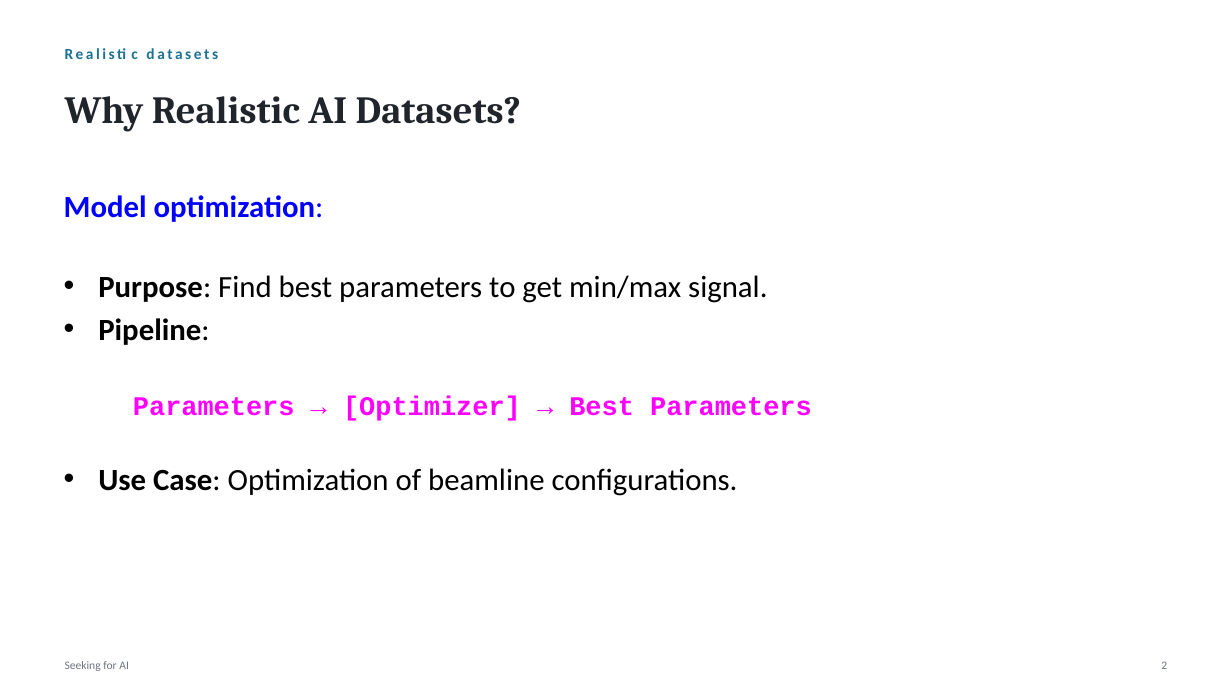
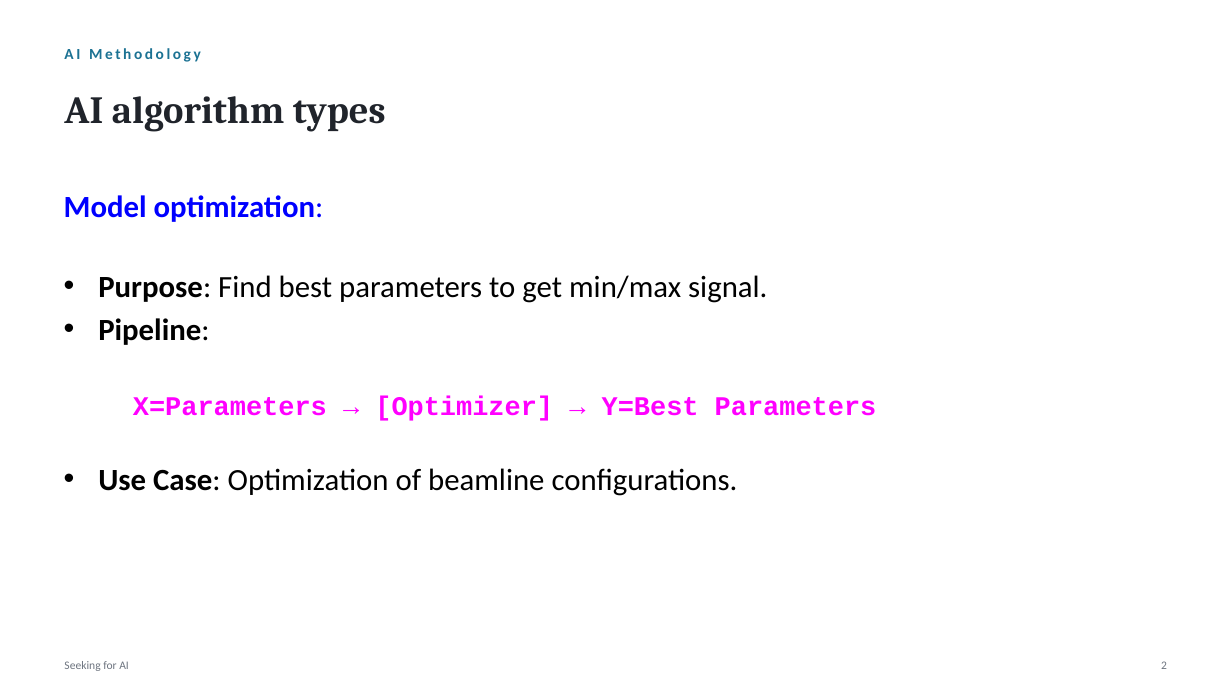
Before and after one commit to mccode-dev/PaNRAID, a slide deck: slide 11 of 21_September_Monday/01_Seeking_for_AI/01_Seeking_for_AI.pptx (slide 10 before the commit). Drawn at 1232x693 pixels with LibreOffice and Linux fonts; fonts in the diff are those of the drawing; background and template pictures are left out. Boxes give left, top, right and bottom in pixels: in the first picture for what was removed or moved away, otherwise in the second. Text is boxed around its words. In the diff, an @@ line names an element or a change of style, - is before the commit and + after.

Commit message:
21:01 adjust 24:08 optim

```diff
--- a/21_September_Monday/01_Seeking_for_AI/01_Seeking_for_AI.pptx
+++ b/21_September_Monday/01_Seeking_for_AI/01_Seeking_for_AI.pptx
@@ text at box(64, 48, 201, 62): text changed @@
-Realistic datasets
+AI Methodology
@@ text at box(64, 96, 386, 132): text changed @@
-Why Realistic AI Datasets?
+AI algorithm types
@@ text at box(133, 396, 877, 421): text changed @@
-Parameters → [Optimizer] → Best Parameters
+X=Parameters → [Optimizer] → Y=Best Parameters
```
Also in this commit, not shown: 9 other slides changed, 1 slide added, 1 slide removed, 3 other files.
